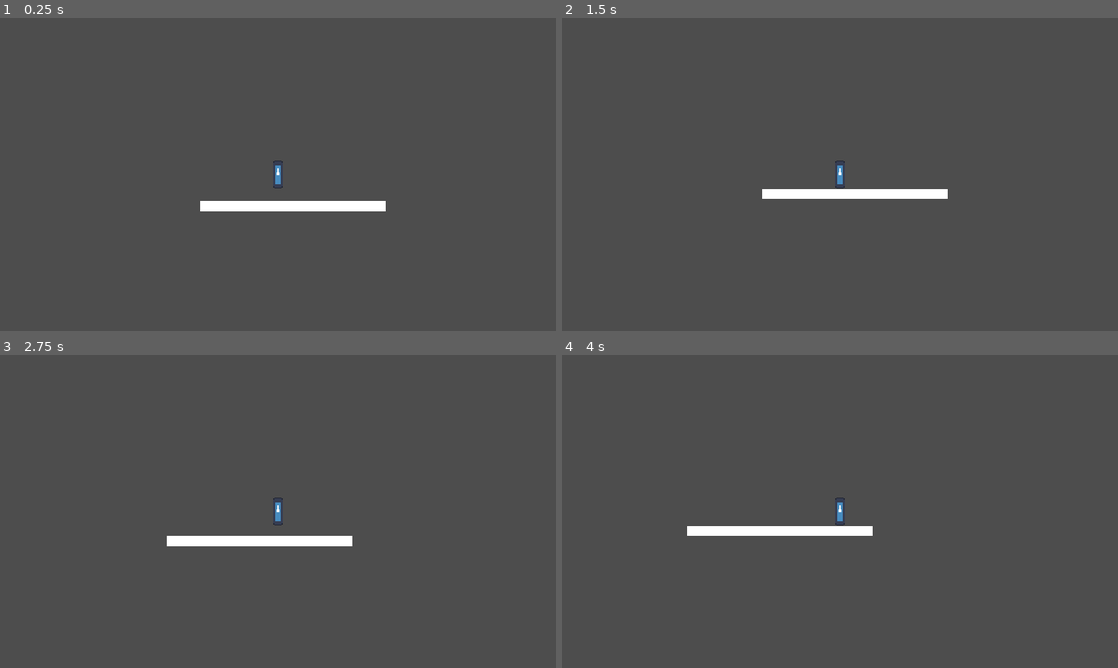
Above: before the commit, frames 1-4 (two rows, left to right).
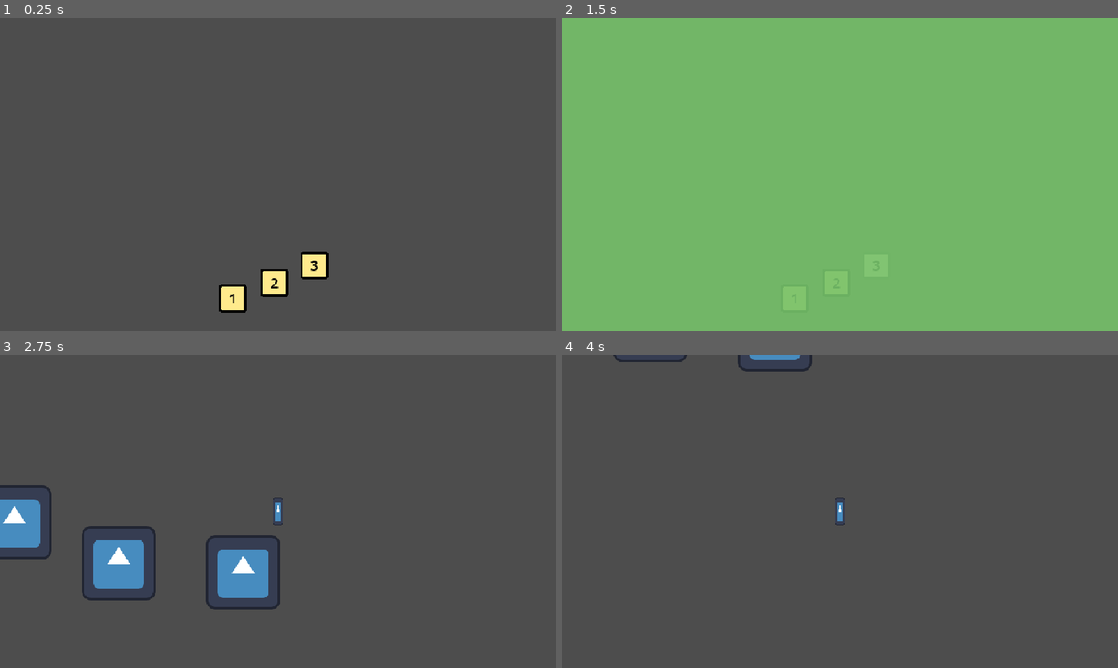
Above: after the commit, the same moments.

Repository: ygda-org/towerglass
Game: Godot game, scene res://ui/level_select.tscn
Two runs of this game, one before a commit and one after it. Both use one fixed random seed, a clock stepped at 60 frames per second and the inputs below. Before the commit the project starts from res://main/main.tscn. The engine's default icon, where the game draws it, is replaced by a stand-in: a white triangle on a blue panel in a dark square. Sound files missing from this copy of the repository are replaced by a short silence.
Inputs (mouse positions are in pixels of both pictures, inside the frame that each line leads up to):
- Up to frame 1 (0.25 s): no input
- Up to frame 2 (1.5 s): click (834, 284) at 0.5 s, where only the run after the commit has a clickable "2"; click (878, 265) at 1.25 s, where only the run after the commit has a clickable "3"
- Up to frame 3 (2.75 s): hold D (right) from 2.03 s (still down); tap Space (jump) at 2.27 s
- Up to frame 4 (4 s): tap Space (jump) at 3.02 s; release D (right) at 3.53 s; hold A (left) from 3.53 s (still down)

The runs differ from the first frame. In frame 1, 2.5% of the frame differs, in the area x 36-70%, y 45-95%; in frame 2, 100%, in the area x 0-100%, y 0-100%; in frame 3, 6.0%; in frame 4, 1.4%.

Commit message:
level select menu done

Diff:
--- a/project.godot
+++ b/project.godot
@@ -11,7 +11,7 @@
 [application]
 
 config/name="towerglass"
-run/main_scene="uid://bqyhgkwbrfqhc"
+run/main_scene="uid://bn6f701wdg7wr"
 config/features=PackedStringArray("4.7", "GL Compatibility")
 config/icon="res://assets/icon.svg"
 
--- a/ui/level_select.tscn
+++ b/ui/level_select.tscn
@@ -12,8 +12,27 @@
 
 [node name="SelectButton" parent="." unique_id=911375310 instance=ExtResource("1_o7pgs")]
 layout_mode = 1
-offset_left = 431.0
-offset_top = 440.0
-offset_right = 431.0
-offset_bottom = 440.0
+offset_left = 378.0
+offset_top = 460.0
+offset_right = 426.0
+offset_bottom = 508.0
 number = 1
+target = "res://levels/test_level_1.tscn"
+
+[node name="SelectButton2" parent="." unique_id=1273816794 instance=ExtResource("1_o7pgs")]
+layout_mode = 0
+offset_left = 450.0
+offset_top = 433.0
+offset_right = 498.0
+offset_bottom = 481.0
+number = 2
+target = "res://levels/test_level_2.tscn"
+
+[node name="SelectButton3" parent="." unique_id=572162557 instance=ExtResource("1_o7pgs")]
+layout_mode = 0
+offset_left = 519.0
+offset_top = 403.0
+offset_right = 567.0
+offset_bottom = 451.0
+number = 3
+target = "res://levels/test_level_3.tscn"
--- a/ui/select_button.tscn
+++ b/ui/select_button.tscn
@@ -1,18 +1,13 @@
 [gd_scene format=3 uid="uid://c7u6ehfby38rj"]
 
 [ext_resource type="Texture2D" uid="uid://0nuajb3y3bx2" path="res://assets/programmer_art/select_button.png" id="1_qsgvl"]
-[ext_resource type="Texture2D" uid="uid://b80ubkmo4x1vu" path="res://assets/icon.svg" id="2_ou62g"]
+[ext_resource type="Texture2D" uid="uid://dkar4od3oia7e" path="res://assets/programmer_art/select_button_hover.png" id="2_ld75t"]
 [ext_resource type="Script" uid="uid://cskh6avysdse8" path="res://ui/select_button.gd" id="3_ld75t"]
-
-[sub_resource type="Gradient" id="Gradient_ou62g"]
-
-[sub_resource type="GradientTexture1D" id="GradientTexture1D_ld75t"]
-gradient = SubResource("Gradient_ou62g")
 
 [node name="SelectButton" type="TextureButton" unique_id=1273816794]
 texture_normal = ExtResource("1_qsgvl")
-texture_pressed = SubResource("GradientTexture1D_ld75t")
-texture_hover = ExtResource("2_ou62g")
+texture_pressed = ExtResource("1_qsgvl")
+texture_hover = ExtResource("2_ld75t")
 script = ExtResource("3_ld75t")
 
 [node name="Number" type="Label" parent="." unique_id=258695258]
Binary file added: assets/programmer_art/select_button_hover.png
Not shown, added: assets/programmer_art/select_button_hover.png.import
